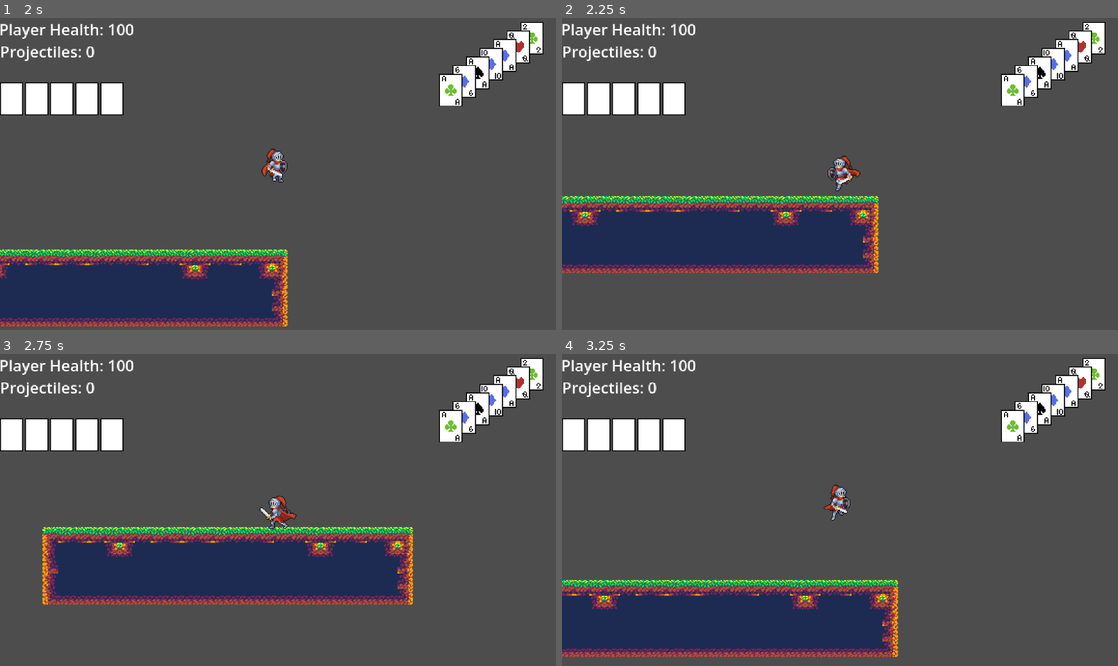
Above: before the commit, frames 1-4 (two rows, left to right).
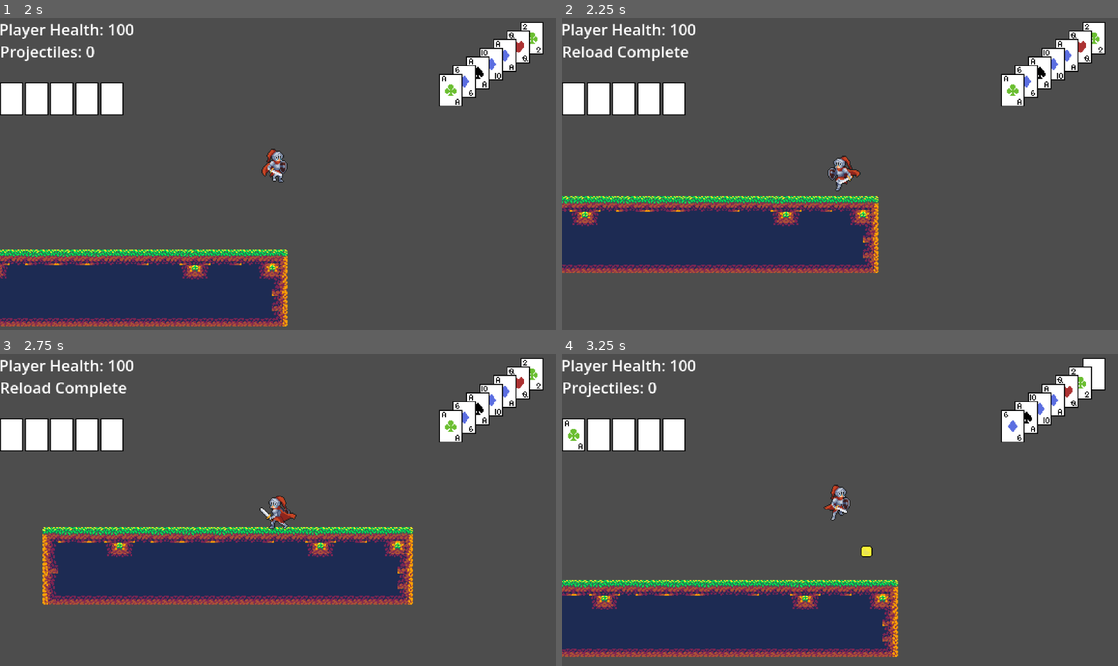
Above: after the commit, the same moments.

Repository: kli007/Bluff-All-In
Game: Godot game, scene res://main.tscn
Two runs of this game, one before a commit and one after it. Both use one fixed random seed, a clock stepped at 60 frames per second and the inputs below.
Inputs (mouse positions are in pixels of both pictures, inside the frame that each line leads up to):
- Up to frame 1 (2 s): tap Enter (Showdown) at 0.5 s; move the mouse to (400, 158) at 0.52 s; hold . (Trick) 0.53-1.28 s; hold D (Move_Right) from 0.53 s (still down); tap Space (Move_Jump) at 0.77, 1.52 s; move the mouse to (166, 189) at 1.27 s; tap , (Attack) at 1.35 s; tap . (Trick) at 1.55 s
- Up to frame 2 (2.25 s): move the mouse to (895, 105) at 2.02 s; release D (Move_Right) at 2.03 s; hold A (Move_Left) from 2.03 s (still down); hold . (Trick) from 2.03 s (still down); tap Shift (Burn) at 2.1 s
- Up to frame 3 (2.75 s): keep holding A (Move_Left); keep holding . (Trick)
- Up to frame 4 (3.25 s): move the mouse to (812, 572) at 2.77 s; release A (Move_Left) at 2.78 s; release . (Trick) at 2.78 s; hold D (Move_Right) from 2.78 s (still down); tap Delete (Delete) at 2.85 s; tap Space (Move_Jump) at 3.02 s; tap . (Trick) at 3.05 s

Frame 1 is identical in both runs. In frame 2, 0.5% of the frame differs, in the area x 0-23%, y 9-14%; in frame 3, 0.5%; in frame 4, 0.6%, in the area x 0-98%, y 1-66%.

Commit message:
created pairs check
finished pairs check and two pairs check, going to create save file first for easier testing

Diff:
--- a/Cards/deck_manager.gd
+++ b/Cards/deck_manager.gd
@@ -31,3 +31,33 @@
 func deleteDeck() -> void:
 	print('deleted deck')
 	activeArray = []
+
+func checkHand(playedNodes: Array) -> String:
+	return 'hello'
+
+func checkTPair(hand: Array) -> bool:
+	var nodeMax: int = hand.size()
+	var isTPair: bool = false
+	var pairCards: Dictionary
+	for key in range(nodeMax - 1):
+		var currentCard: String = hand[key].rank
+		var nextKey: int = key + 1
+		for next in hand.slice(nextKey, nodeMax):
+			var nextCard = next.rank
+			if currentCard == nextCard and currentCard != '':
+				pairCards[currentCard] = 0
+	if pairCards.size() >= 2:
+		isTPair = true
+	return isTPair
+
+func checkPair(hand: Array) -> bool:
+	var nodeMax: int = hand.size()
+	var isPair: bool = false
+	for key in range(nodeMax - 1):
+		var currentCard: String = hand[key].rank
+		var nextKey: int = key + 1
+		for next in hand.slice(nextKey, nodeMax):
+			var nextCard = next.rank
+			if currentCard == nextCard and currentCard != '':
+				isPair = true
+	return isPair
--- a/Cards/trickManager.gd
+++ b/Cards/trickManager.gd
@@ -29,6 +29,9 @@
 		'Decrease':
 			if key > RANKMIN:
 				returnRank = CardData.ranks[key - 1]
+		_:#just for matching
+			if trick != '':
+				returnRank = trick
 	return(returnRank)
 
 func changeSuit(current: String, trick: String) -> String:
@@ -45,4 +48,7 @@
 				returnSuit = CardData.suits[SUITEND]
 			else:
 				returnSuit = CardData.suits[key - 1]
+		_: #just for matching
+			if trick != '':
+				returnSuit = trick
 	return(returnSuit)
--- a/Player/player.gd
+++ b/Player/player.gd
@@ -160,6 +160,7 @@
 
 	if CardData.checkSpace(playedNodes) < MAX_PLAYED_CARDS:
 		if Input.is_action_just_pressed("Showdown") and not isActioning:
+			print(deckNode.checkTPair(playedNodes))
 			showdownPlayedCards()
 			isActioning = true
 
--- a/Player/projectile_manager.gd
+++ b/Player/projectile_manager.gd
@@ -8,7 +8,8 @@
 
 var justReloaded: bool = false
 var currentProjTime: float = 0.0
-const MAX_PROJ_COUNT: int = 4  # can be changed later
+const MAX_PROJ_COUNT: int = 1  # can be changed later
+const RELOAD_TIME: float = 1.0
 
 func create_projectile(playerNode, playerDirection: float, playerGP: Vector2) -> void:
 	var Proj = get_parent().get_parent().get_node("ProjectileGroup")
@@ -22,7 +23,7 @@
 func reloadProjectiles(delta: float) -> void:
 	if not justReloaded:
 		currentProjTime += delta
-		if currentProjTime >= 4.0:
+		if currentProjTime >= RELOAD_TIME:
 			justReloaded = true
 			reload_status.emit()
 
